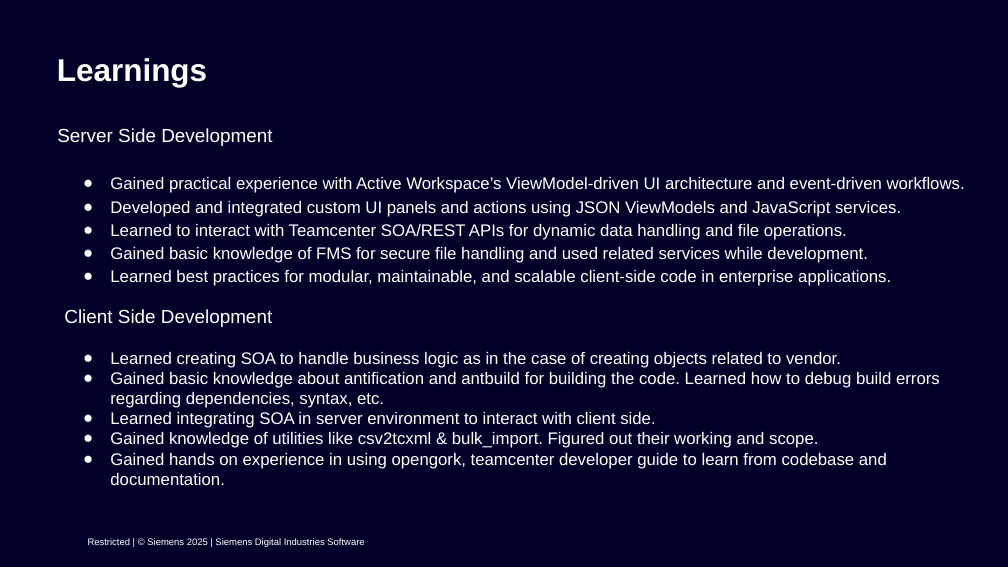
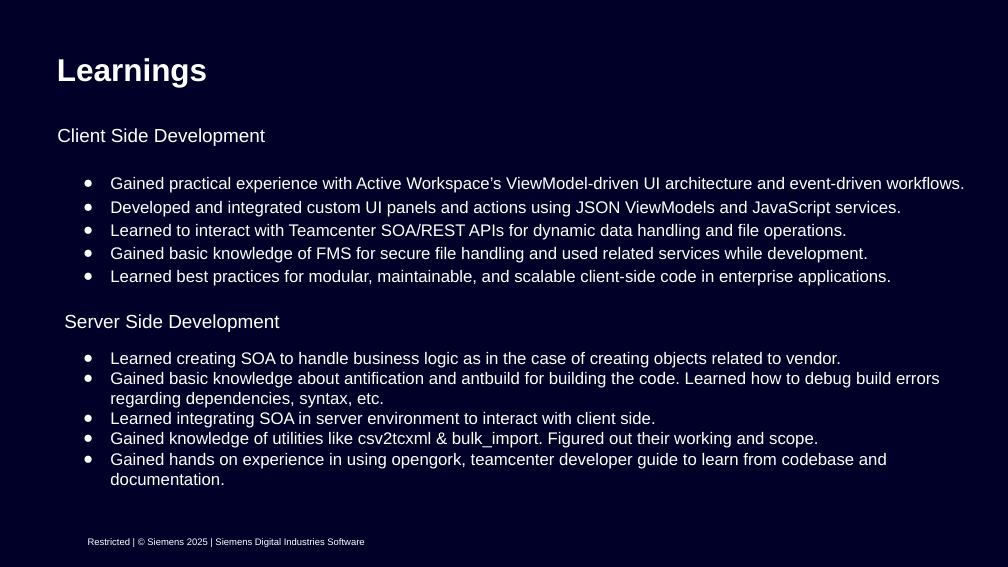
Before and after one commit to ashutoshkorde4/presentation, a slide deck: slide 8 of LCS_FY25 Internship Demo.pptx. Drawn at 1008x567 pixels with LibreOffice and Linux fonts; fonts in the diff are those of the drawing; background and template pictures are left out. Boxes give left, top, right and bottom in pixels: in the first picture for what was removed or moved away, otherwise in the second. Text is boxed around its words. In the diff, an @@ line names an element or a change of style, - is before the commit and + after.

Commit message:
learnings heading changes

```diff
--- a/LCS_FY25 Internship Demo.pptx
+++ b/LCS_FY25 Internship Demo.pptx
@@ text at bbox=[57, 128, 265, 146]: text changed @@
-Server Side Development
+Client Side Development
@@ text at bbox=[64, 314, 279, 332]: text changed @@
-Client Side Development
+Server Side Development
```
Also in this commit, not shown: 1 other slide changed, 1 other file.
